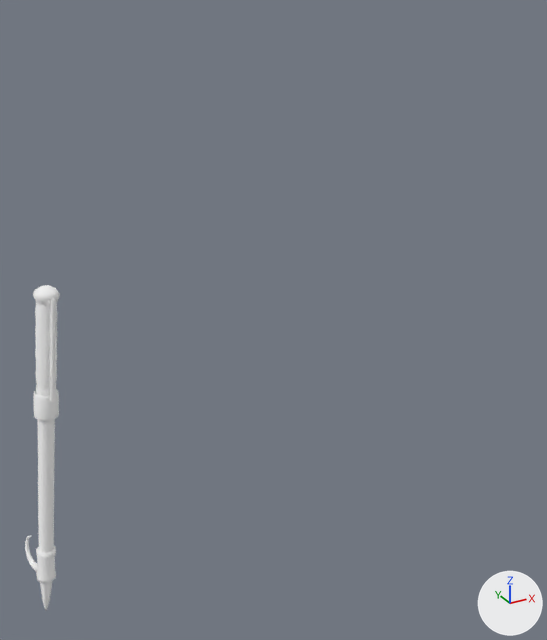
A saved change to the glTF model public/models/armory/kit-oro.glb.
Rendered twice from a 50 mm camera at (-0.367, -0.919, 1.576) aimed at (0.23, 0.167, 1.034). Lighting does not change. The marker at lower right points along +X, +Y and +Z. The older version comes first. Vertices at exactly the same position are counted once.

The first picture shows 'KitOro'.
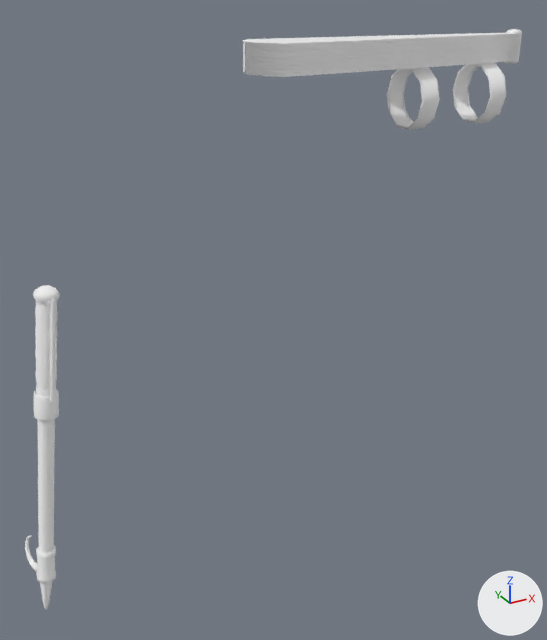
Edits to the scene script, one JSON object a line:
```json
{"block": "me_kitoro", "where": "# used by ob_kitoro; location = (0.0, 0.0, 0.0)"}
{"op": "remove", "block": "me_kitoro", "code": "me_kitoro.from_pydata(...)  # 398 vertices, 660 faces; spans x -0.226..-0.117, y 0.234..0.332, z 0.494..1.134"}
{"op": "add", "block": "me_kitoro", "code": "me_kitoro.from_pydata(...)  # 798 vertices, 1342 faces; spans x -0.226..0.628, y 0.004..0.332, z 0.494..1.514"}
{"block": "me_kitoro", "change": "me_kitoro part 1: 400 vertices added at x 0.131..0.628, y 0.004..0.12, z 1.371..1.514"}
```

Pixel boxes [x1, y1, x2, y2] of what changed, in the pictures (547 x 640 px):
```json
{"object": "KitOro", "change": "reshaped", "before": [25, 285, 60, 610], "after": [25, 29, 522, 610], "on screen": "1283% wider, 79% taller"}
{"part": 1, "of": "me_kitoro", "change": "added", "after": [243, 29, 522, 130]}
```
